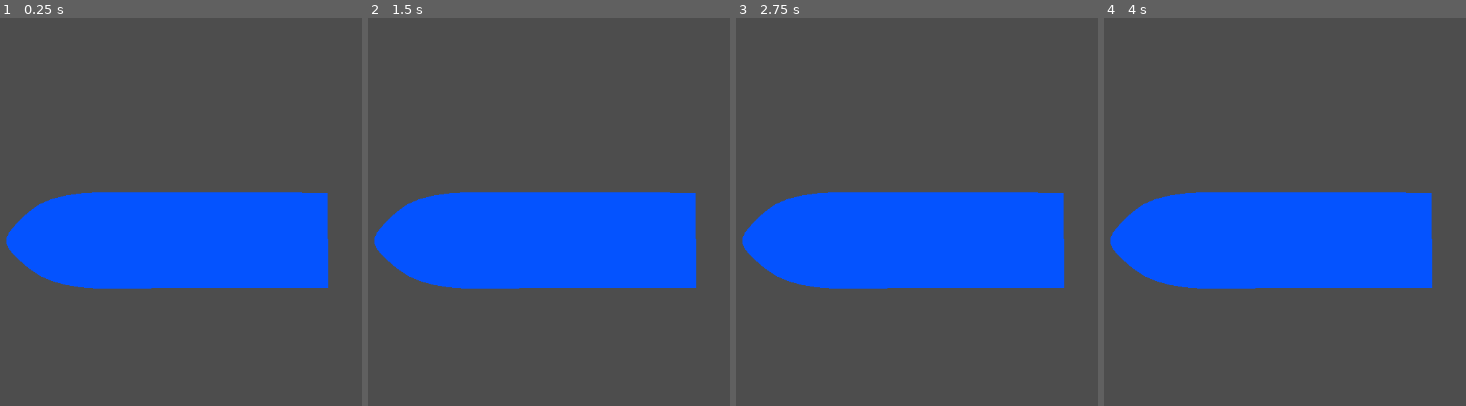
Above: before the commit, frames 1-4 (left to right).
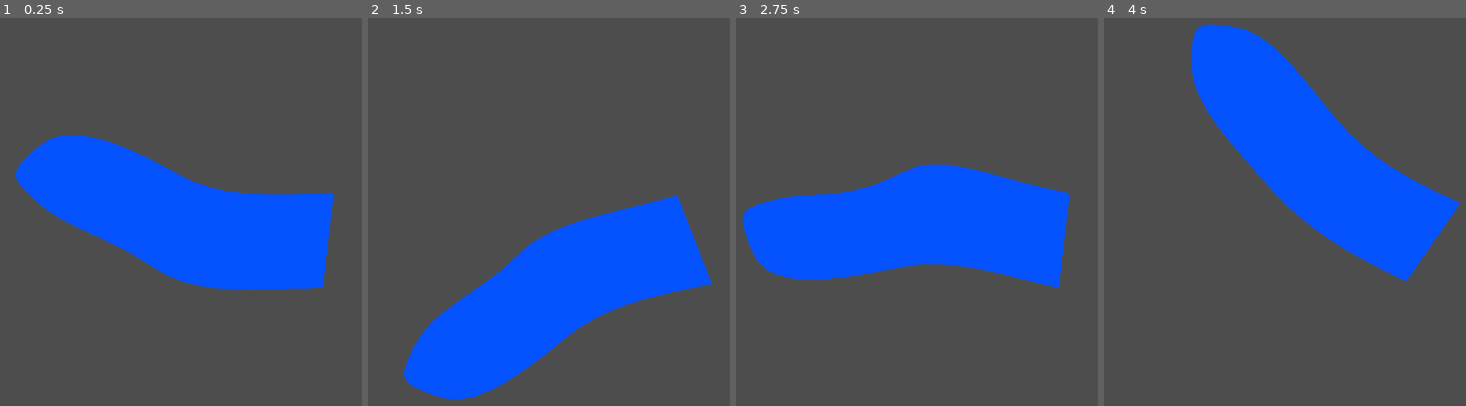
Above: after the commit, the same moments.

Repository: HoneyPony/GDVecRig
Game: Godot game, scene res://Test.tscn
The game is run twice, just before and just after one commit, with the same random seed, the same clock (stepped at 60 frames per second) and the same inputs.
Inputs (mouse positions are in pixels of both pictures, inside the frame that each line leads up to):
- Up to frame 1 (0.25 s): no input
- Up to frame 2 (1.5 s): move the mouse to (outside the picture) at 0.52 s; click (outside the picture) at 0.67 s; move the mouse to (404, 246) at 1.27 s; click (404, 246) at 1.42 s
- Up to frame 3 (2.75 s): move the mouse to (1011, 126) at 2.02 s; click (1011, 126) at 2.17 s
- Up to frame 4 (4 s): move the mouse to (1259, 312) at 2.77 s; click (1259, 312) at 2.92 s; move the mouse to (outside the picture) at 3.52 s; click (outside the picture) at 3.67 s

The runs differ from the first frame. In frame 1, 12% of the frame differs, in the area x 1-93%, y 30-71%; in frame 2, 22%; in frame 3, 6.1%; in frame 4, 29%, in the area x 1-99%, y 1-70%.

Commit message:
Test animation

Diff:
--- a/Test.tscn
+++ b/Test.tscn
@@ -6,10 +6,82 @@
 
 [sub_resource type="Animation" id="Animation_2c1uf"]
 length = 0.001
+tracks/0/type = "value"
+tracks/0/imported = false
+tracks/0/enabled = true
+tracks/0/path = NodePath("VecDrawing/ConstraintExampleSkel/Root:rotation")
+tracks/0/interp = 1
+tracks/0/loop_wrap = true
+tracks/0/keys = {
+"times": PackedFloat32Array(0),
+"transitions": PackedFloat32Array(1),
+"update": 0,
+"values": [0.615827]
+}
+tracks/1/type = "value"
+tracks/1/imported = false
+tracks/1/enabled = true
+tracks/1/path = NodePath("VecDrawing/ConstraintExampleSkel/Root/A:rotation")
+tracks/1/interp = 1
+tracks/1/loop_wrap = true
+tracks/1/keys = {
+"times": PackedFloat32Array(0),
+"transitions": PackedFloat32Array(1),
+"update": 0,
+"values": [0.410617]
+}
+tracks/2/type = "value"
+tracks/2/imported = false
+tracks/2/enabled = true
+tracks/2/path = NodePath("VecDrawing/ConstraintExampleSkel/Root/A/B:rotation")
+tracks/2/interp = 1
+tracks/2/loop_wrap = true
+tracks/2/keys = {
+"times": PackedFloat32Array(0),
+"transitions": PackedFloat32Array(1),
+"update": 0,
+"values": [-3.56602]
+}
 
 [sub_resource type="Animation" id="Animation_aa01w"]
 resource_name = "Test"
-loop_mode = 2
+loop_mode = 1
+tracks/0/type = "value"
+tracks/0/imported = false
+tracks/0/enabled = true
+tracks/0/path = NodePath("VecDrawing/ConstraintExampleSkel/Root:rotation")
+tracks/0/interp = 2
+tracks/0/loop_wrap = true
+tracks/0/keys = {
+"times": PackedFloat32Array(0, 0.5),
+"transitions": PackedFloat32Array(1, 1),
+"update": 0,
+"values": [0.615827, -0.363459]
+}
+tracks/1/type = "value"
+tracks/1/imported = false
+tracks/1/enabled = true
+tracks/1/path = NodePath("VecDrawing/ConstraintExampleSkel/Root/A:rotation")
+tracks/1/interp = 1
+tracks/1/loop_wrap = true
+tracks/1/keys = {
+"times": PackedFloat32Array(0.1, 0.6),
+"transitions": PackedFloat32Array(1, 1),
+"update": 0,
+"values": [0.410617, -0.321051]
+}
+tracks/2/type = "value"
+tracks/2/imported = false
+tracks/2/enabled = true
+tracks/2/path = NodePath("VecDrawing/ConstraintExampleSkel/Root/A/B:rotation")
+tracks/2/interp = 1
+tracks/2/loop_wrap = true
+tracks/2/keys = {
+"times": PackedFloat32Array(0.2, 0.7),
+"transitions": PackedFloat32Array(1, 1),
+"update": 0,
+"values": [-3.56602, -2.58956]
+}
 
 [sub_resource type="AnimationLibrary" id="AnimationLibrary_weu04"]
 _data = {
@@ -191,12 +263,12 @@
 [node name="VecDrawing" type="Node2D" parent="."]
 script = ExtResource("1_cjag6")
 fill = Color(0.0156863, 0.32549, 1, 1)
-always_show_points = true
+show_rest = false
 skeleton = NodePath("ConstraintExampleSkel")
 
 [node name="@Node@21576" type="Node" parent="VecDrawing"]
 script = ExtResource("2_ukuny")
-value = Vector2(106.58, -7.7022)
+value = Vector2(106.58, -7.70247)
 weights = {
 0: 1.0
 }
@@ -210,7 +282,7 @@
 
 [node name="@Node@21578" type="Node" parent="VecDrawing"]
 script = ExtResource("2_ukuny")
-value = Vector2(56.3167, -7.77195)
+value = Vector2(56.3167, -7.77223)
 weights = {
 0: 0.0,
 1: 1.0
@@ -327,15 +399,19 @@
 
 [node name="Root" type="Bone2D" parent="VecDrawing/ConstraintExampleSkel"]
 position = Vector2(81, 10)
+rotation = 0.615827
+scale = Vector2(1, 1)
 rest = Transform2D(1, 0, 0, 1, 81, 10)
 
 [node name="A" type="Bone2D" parent="VecDrawing/ConstraintExampleSkel/Root"]
 position = Vector2(-58, 0)
+rotation = 0.410617
 rest = Transform2D(1, 0, 0, 1, -58, 0)
 
 [node name="B" type="Bone2D" parent="VecDrawing/ConstraintExampleSkel/Root/A"]
 position = Vector2(-51, -1)
-rotation = 3.1032
+rotation = -3.56602
+scale = Vector2(1, 1)
 rest = Transform2D(-0.999263, 0.0383877, -0.0383877, -0.999263, -51, -1)
 auto_calculate_length_and_angle = false
 length = 16.0
